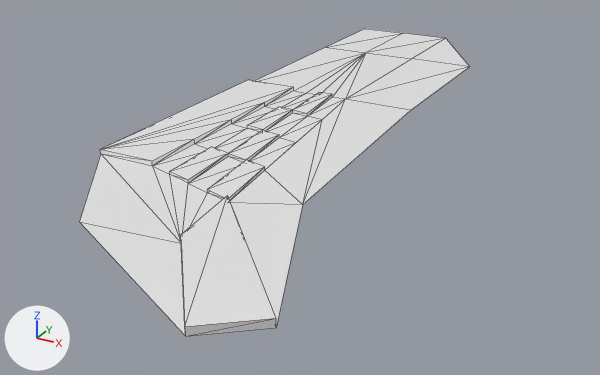
Before and after pictures for a commit that changed the glTF model JardimCMBB/assets/Base-Movimento.glb.
Before and after are seen from a 50 mm lens placed at (14.5, -33.2, 15.0), pointed at (-5.2, 2.6, -2.9). The axes (+X, +Y, +Z) are drawn at lower left. The lights are the same throughout. Mesh edges are drawn as thin lines. Vertices at the same position are counted once.

Names of what the first picture shows: 'Base_Movimento'.
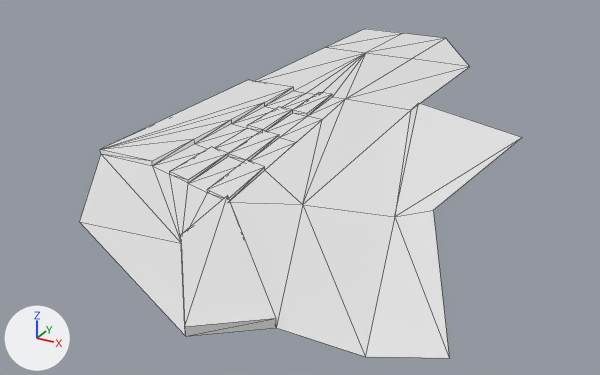
Changed parts and their boxes [x1, y1, x2, y2] in the pictures (600 x 375 px):
'Base_Movimento', reshaped (13% wider, 7% taller)
    before: [79, 29, 470, 336]
    after: [79, 29, 522, 358]
part 1 of me_plane_006, added
    after: [277, 103, 522, 358]

What changed in the scene script:
```text
Change me_plane_006:
    where me_plane_006.from_pydata(...)  # 67 vertices, 128 faces; spans x -12.9..2.7, y -15.1..27.5, z 0.0..0.4
    used by ob_base_movimento; location = (0.0, 0.0, -0.19)
    verts and faces of me_plane_006; kept vertices keep their numbers, new ones are numbered from 67
    before: 1 (-1.2, -4.5, 0.0) at pixel (302, 204), 7 (2.7, -13.3, 0.0) at pixel (276, 327), 8 (-1.9, 9.9, 0.0) at pixel (410, 110)
    me_plane_006 part 1
    add verts[67] = (2.8, -3.7, 0.0)  # pixel (394, 216)
    add verts[68] = (5.9, -13.4, 0.0)  # pixel (365, 356)
    add verts[69] = (4.6, -4.0, 0.9)  # pixel (433, 210)
    add verts[70] = (8.4, -12.9, 0.5)  # pixel (449, 358)
    add verts[71] = (-1.0, 8.5, 1.0)  # pixel (418, 102)
    add verts[72] = (6.2, 2.6, 2.1)  # pixel (522, 137)
    add faces += [(1, 7, 68), (1, 68, 67), (67, 68, 70), (67, 70, 69), (1, 67, 8), (8, 67, 71)]
    add faces += [(67, 72, 71), (67, 69, 72)]
```
